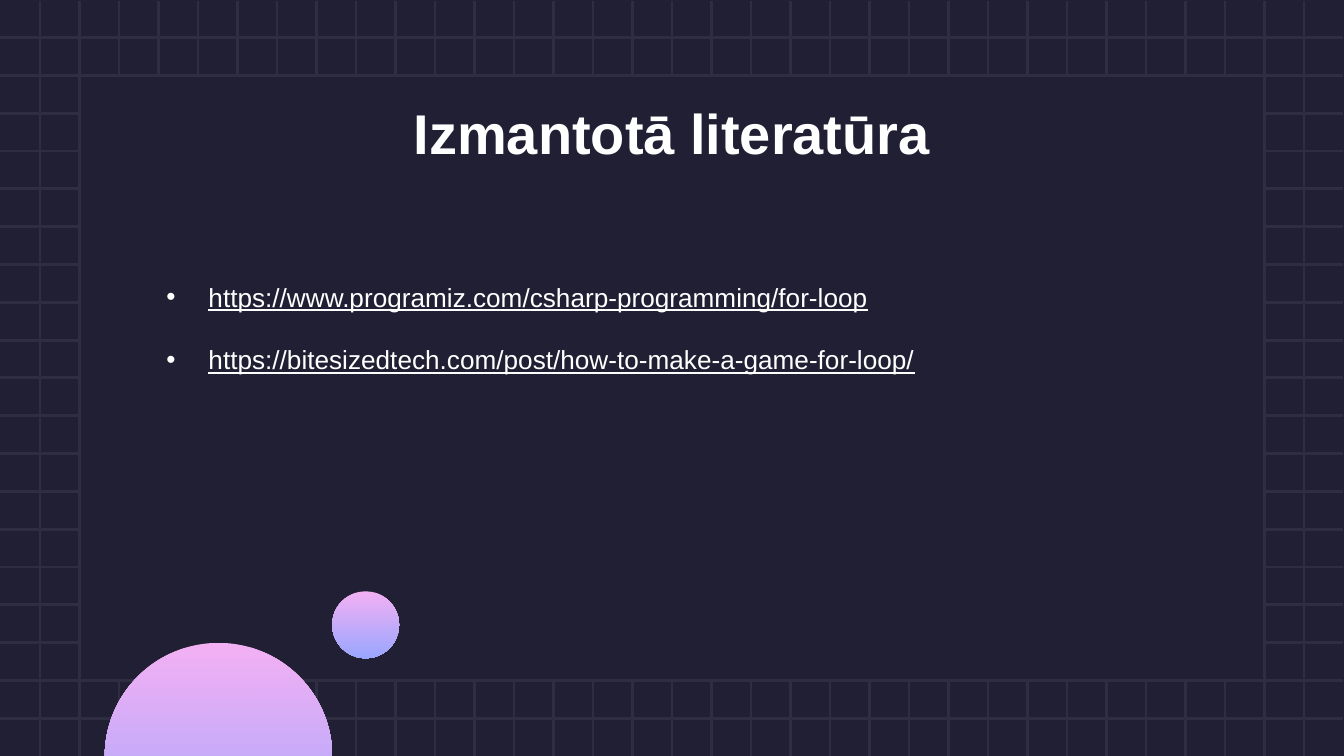
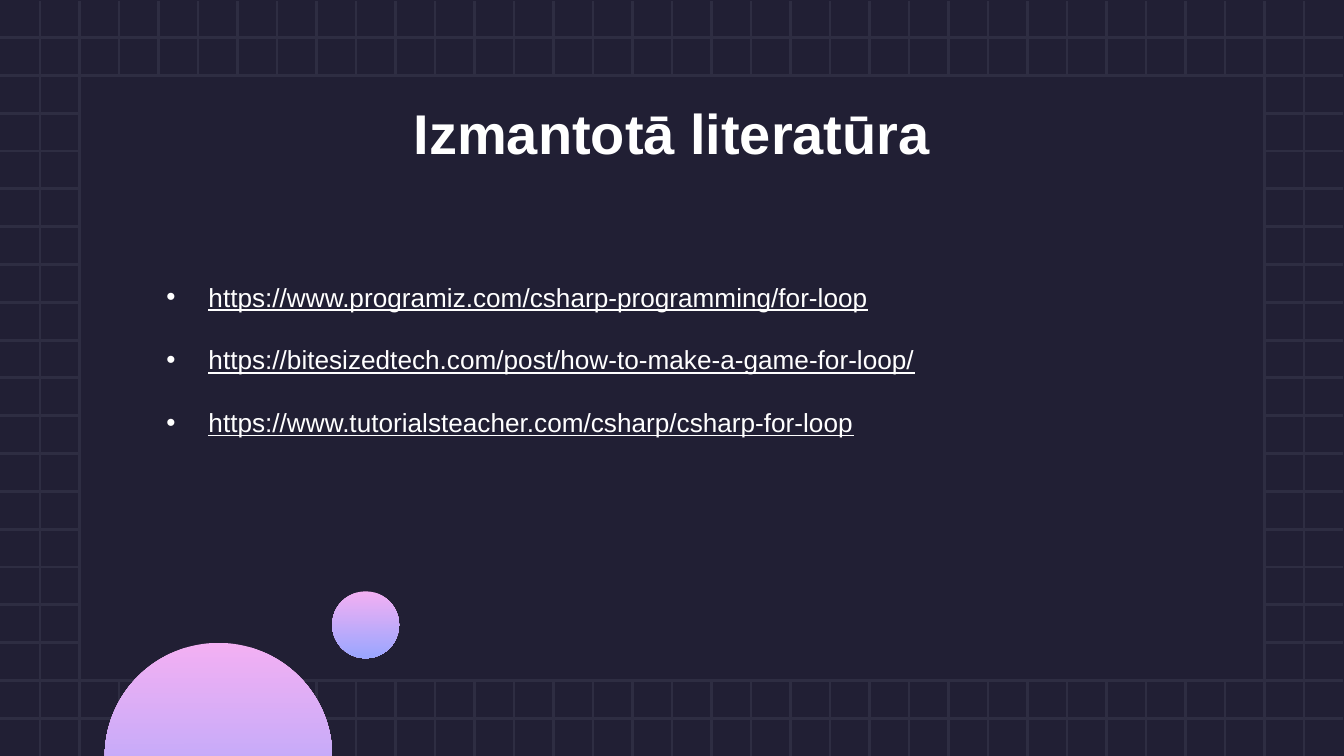
Before and after one commit to RoseU22/Eksamens_Sist_Prog, a slide deck: slide 19 of Cikls ar skaitītāju strādājot ar C#.pptx (slide 15 before the commit). Drawn at 1344x756 pixels with LibreOffice and Linux fonts; fonts in the diff are those of the drawing. Boxes give left, top, right and bottom in pixels: in the first picture for what was removed or moved away, otherwise in the second. Text is boxed around its words. In the diff, an @@ line names an element or a change of style, - is before the commit and + after.

```diff
--- a/Cikls ar skaitītāju strādājot ar C#.pptx
+++ b/Cikls ar skaitītāju strādājot ar C#.pptx
@@ text at (208, 413, 852, 438): paragraph added @@
+• https://www.tutorialsteacher.com/csharp/csharp-for-loop
```
Also in this commit, not shown: 7 other slides changed, 5 slides added, 19 slides removed, 2 other files.
